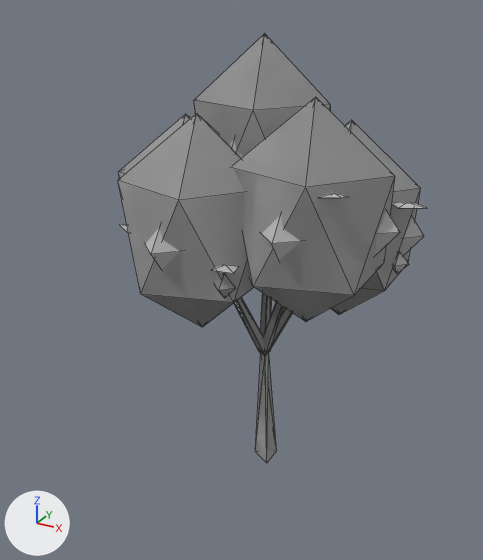
A saved change to the glTF model data/models/board/orchard-young.glb.
Before and after are seen from a 50 mm lens placed at (18.2, -36.9, 32.5), pointed at (-1.9, -0.4, 14.3). Every picture has the same lights, and +X, +Y and +Z are marked at lower left. The picture after the commit comes second. Mesh edges are drawn as thin lines. Where no turn or scale is listed for an object, it has been applied to the vertices.

In view in the first picture: 'orchard-young-lod0.001', 'orchard-young-lod1.001', 'orchard-young-lod2.001'.
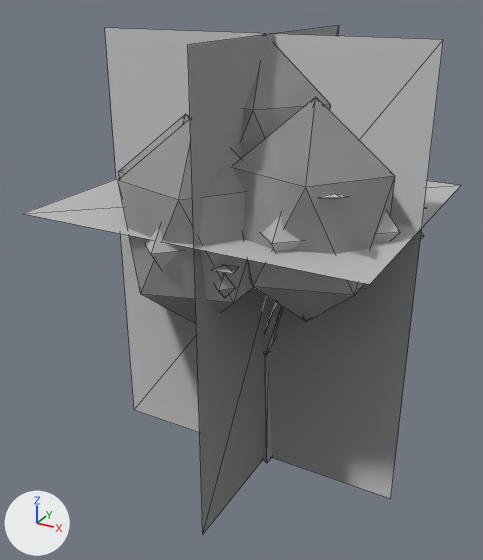
Where the change shows, as pixel boxes [x1, y1, x2, y2] in the pictures (483 x 560 px):
```json
{"object": "orchard-young-lod3.001", "change": "added", "after": [22, 25, 461, 534]}
```

Edits to the scene script, one JSON object a line:
```json
{"op": "add", "block": "mat_impostor", "code": ["mat_impostor = bpy.data.materials.new('impostor')", "# nodes: BsdfPrincipled, Mix, OutputMaterial, VertexColor"]}
{"op": "add", "block": "me_orchard_young_lod3", "code": ["me_orchard_young_lod3 = bpy.data.meshes.new('orchard-young-lod3')", "me_orchard_young_lod3.from_pydata(...)  # 12 vertices, 6 faces; spans x -12.4..9.7, y -9.1..10.3, z 0.0..30.0", "me_orchard_young_lod3.materials.append(mat_impostor)  # its picture is missing"]}
{"op": "add", "block": "ob_orchard_young_lod3_001", "code": ["ob_orchard_young_lod3_001 = bpy.data.objects.new('orchard-young-lod3.001', me_orchard_young_lod3)", "ob_orchard_young_lod3_001.location = (0.0, 0.0, 0.0)"]}
```
